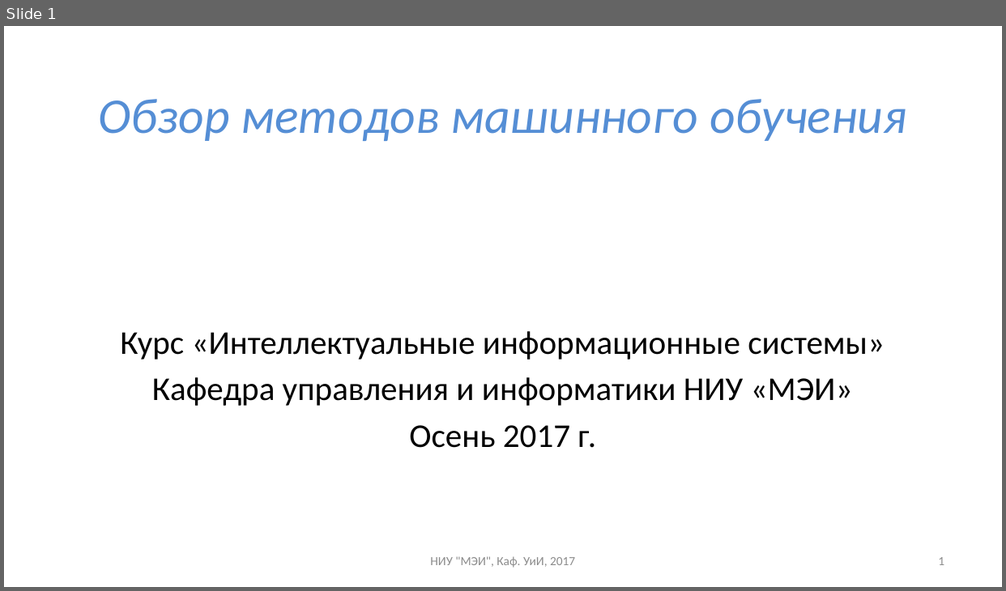
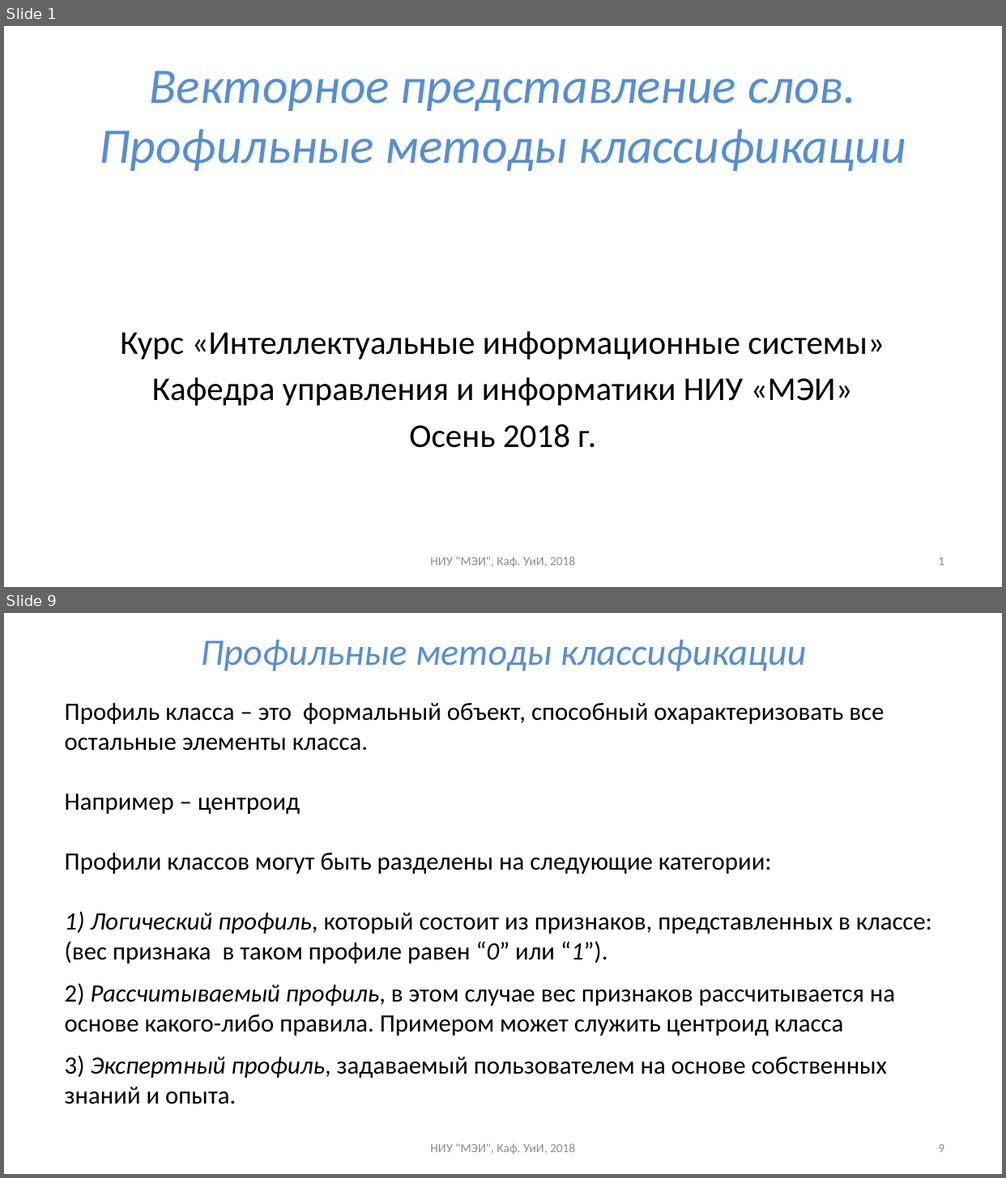
Before and after one commit to uii-mpei/uii-mpei.github.io, a slide deck: study/courses/iis/IIS_lec_5.pptx. Shown one above the other, each under a label of ours: slide 1 before the commit, slides 1 and 9 after it; the slides between them are not shown. The pictures are 1006x591 and 1006x1178 pixels, drawn with LibreOffice and Linux fonts; fonts in the diff are those of the drawing. Boxes give left, top, right and bottom in pixels: in the first picture for what was removed or moved away, otherwise in the second. Text is boxed around its words. In the diff, an @@ line names an element or a change of style, - is before the commit and + after.

```diff
--- a/study/courses/iis/IIS_lec_5.pptx
+++ b/study/courses/iis/IIS_lec_5.pptx
@@ slide 9 added at (4, 613, 1002, 1174), background #FFFFFF @@
@@ title added at (201, 640, 806, 671), 36 pt, text #558ED5, italic @@
+Профильные методы классификации
@@ text added at (65, 703, 932, 1105), 24 pt, text #000000 @@
+Профиль класса – это формальный объект, способный охарактеризовать все остальные элементы класса.
+Например – центроид
+Профили классов могут быть разделены на следующие категории:
+1) Логический профиль, который состоит из признаков, представленных в классе: (вес признака в таком профиле равен “0” или “1”).
+2) Рассчитываемый профиль, в этом случае вес признаков рассчитывается на основе какого-либо правила. Примером может служить центроид класса
+3) Экспертный профиль, задаваемый пользователем на основе собственных знаний и опыта.
@@ text added at (430, 1144, 575, 1155), 12 pt, text #8C8C8C @@
+НИУ "МЭИ", Каф. УиИ, 2018
@@ page number added at (938, 1144, 944, 1152), 12 pt, text #8C8C8C @@
+9
@@ slide 1 changed as well @@
@@ title at (99, 71, 906, 171): text changed @@
-Обзор методов машинного обучения
+Векторное представление слов.
+Профильные методы классификации
@@ text at (409, 425, 596, 448): text changed @@
-Осень 2017 г.
+Осень 2018 г.
@@ text at (430, 557, 575, 568): text changed @@
-НИУ "МЭИ", Каф. УиИ, 2017
+НИУ "МЭИ", Каф. УиИ, 2018
```
Also in this commit, not shown: 2 other slides changed, 23 other slides added, 12 slides removed, 4 other files.
